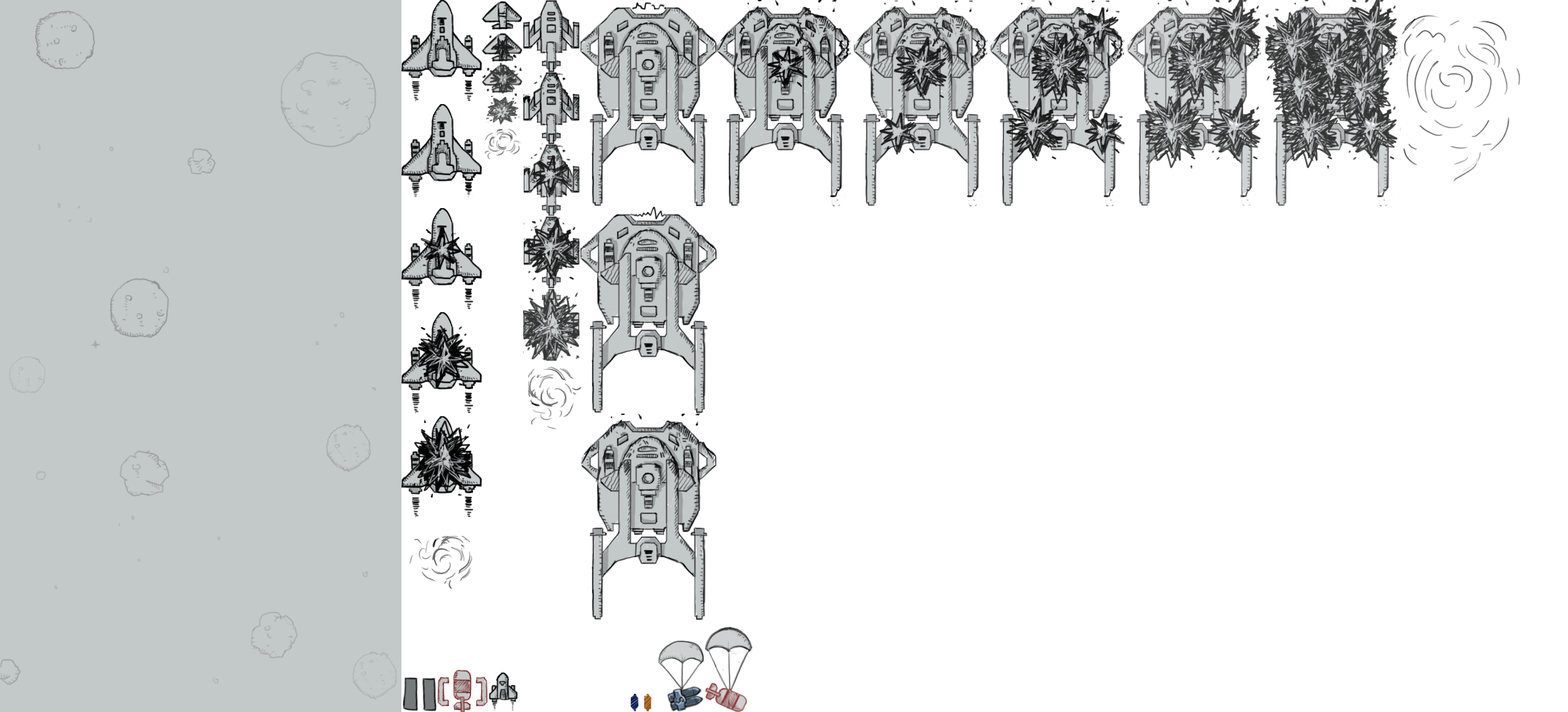
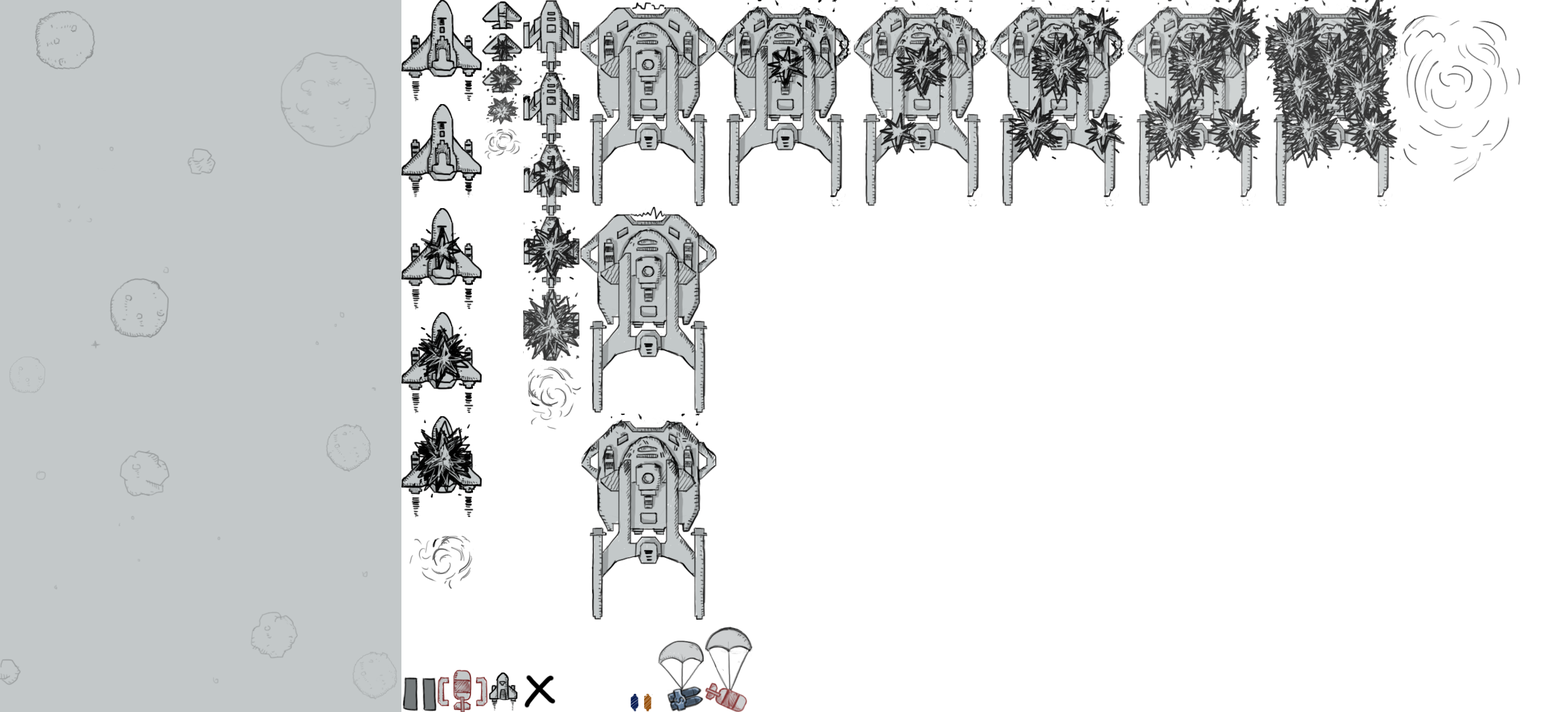
Layer changes from the first 1568 × 712 image to the second:
added layer "cross51x54" above "bullet" over [523, 674, 556, 709]
